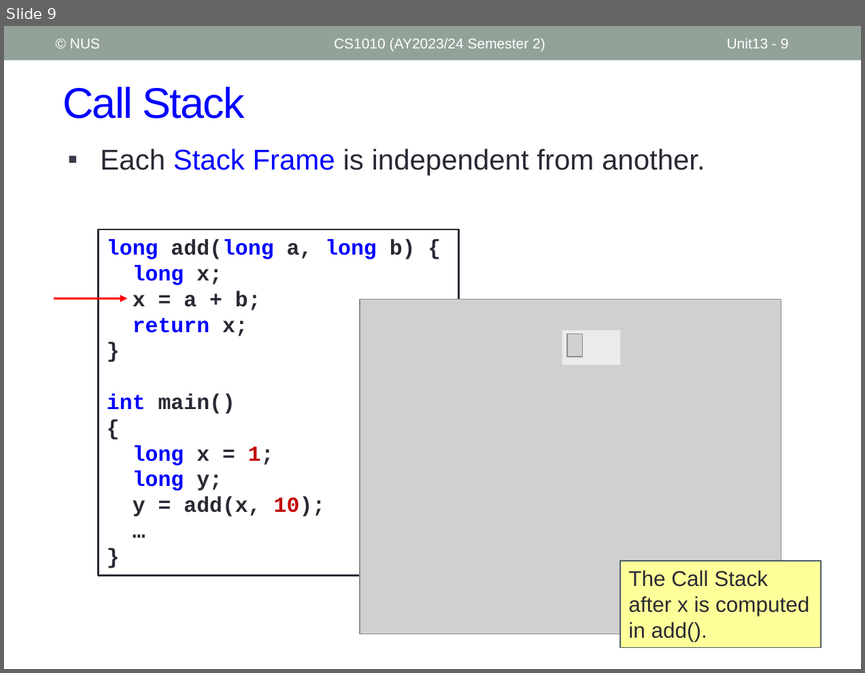
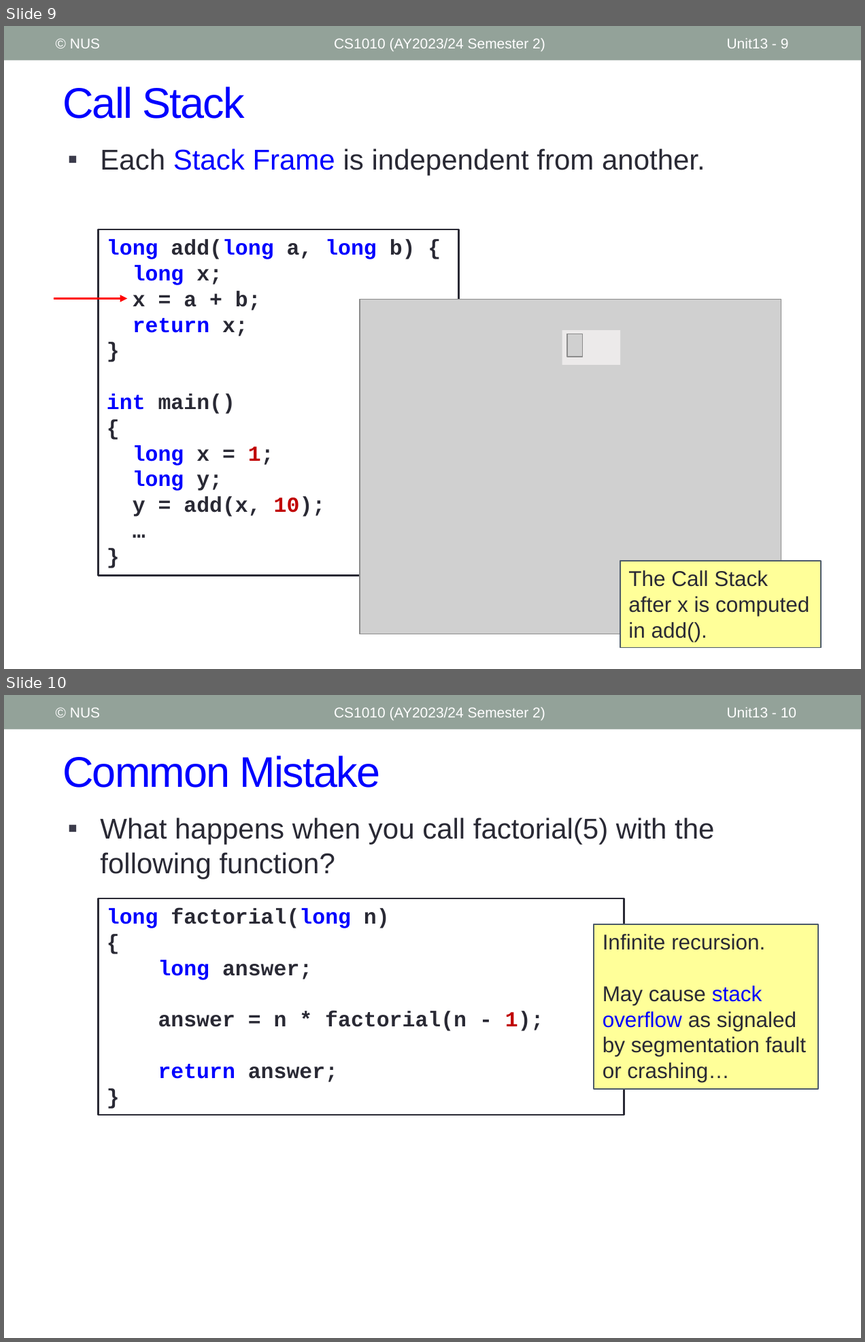
Before and after one commit to nus-cs1010-2425-s2/website, a slide deck: slides/Unit13_Call Stack.pptx. Shown one above the other, each under a label of ours: slide 9 before the commit, slides 9 and 10 after it. The pictures are 865x673 and 865x1342 pixels, drawn with LibreOffice and Linux fonts; fonts in the diff are those of the drawing; grey boxes stand for pictures. Boxes give left, top, right and bottom in pixels: in the first picture for what was removed or moved away, otherwise in the second. Text is boxed around its words. In the diff, an @@ line names an element or a change of style, - is before the commit and + after.

```diff
--- a/slides/Unit13_Call Stack.pptx
+++ b/slides/Unit13_Call Stack.pptx
@@ slide 10 added at [4,695,861,1338], background #FFFFFF; not listed: 1 template element that a slide beside it also shows @@
@@ text added at [70,707,100,717], 12 pt, text #FFFFFF @@
+© NUS
@@ text added at [334,707,545,720], 12 pt, text #FFFFFF @@
+CS1010 (AY2023/24 Semester 2)
@@ page number added at [727,707,796,717], 12 pt, text #FFFFFF @@
+Unit13 - 10
@@ title added at [62,756,381,787], 36 pt, text #0000FF @@
+Common Mistake
@@ text added at [100,817,714,879], 24 pt, text #292934 @@
+▪ What happens when you call factorial(5) with the following function?
@@ rectangle added at [99,898,624,1114], fill #FFFFFF, outline #292934 1.5 pt, 18 pt, text #292934, bold @@
+long factorial(long n)
+{
+long answer;
+answer = n * factorial(n - 1);
+return answer;
+}
@@ rectangle added at [594,923,818,1088], fill #FFFF99, outline #4C5A6A 1 pt, 18 pt, text #292934 @@
+Infinite recursion.
+May cause stack overflow as signaled by segmentation fault or crashing…
```
Also in this commit, not shown: 2 slides changed, 4 other files.
